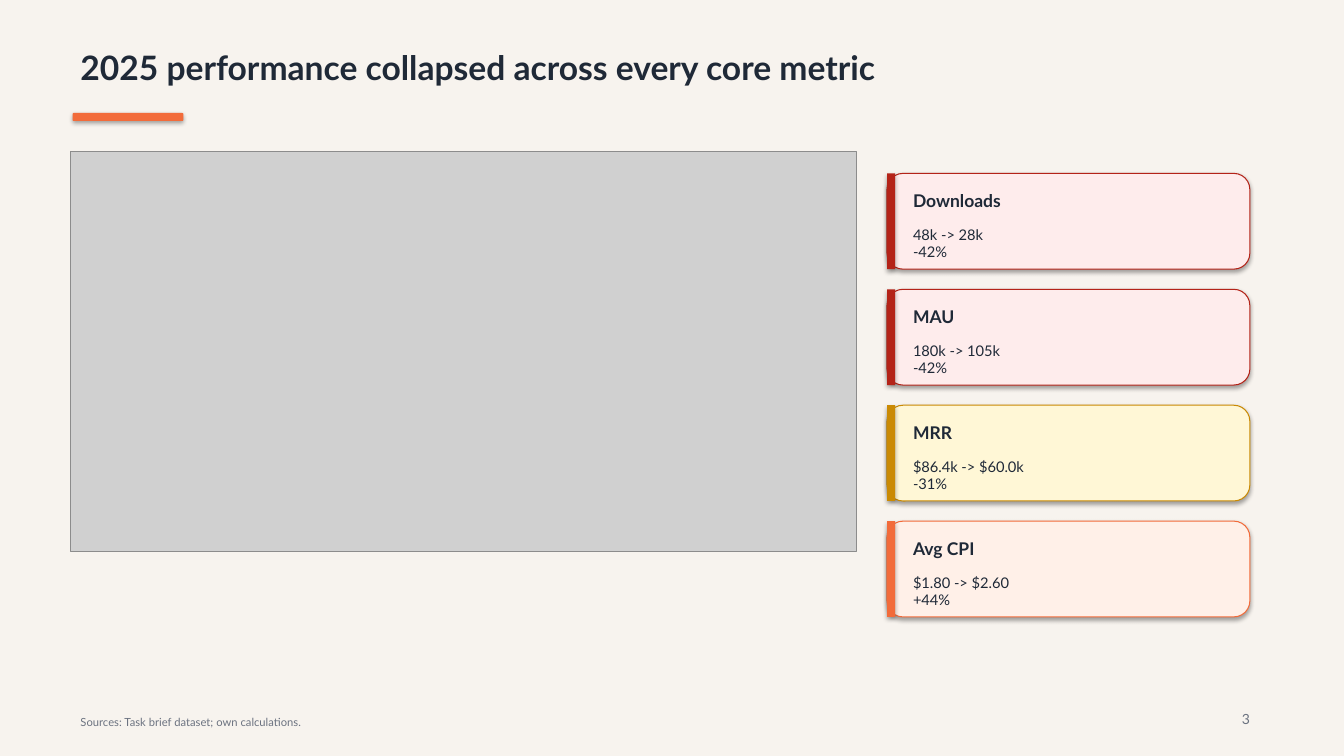
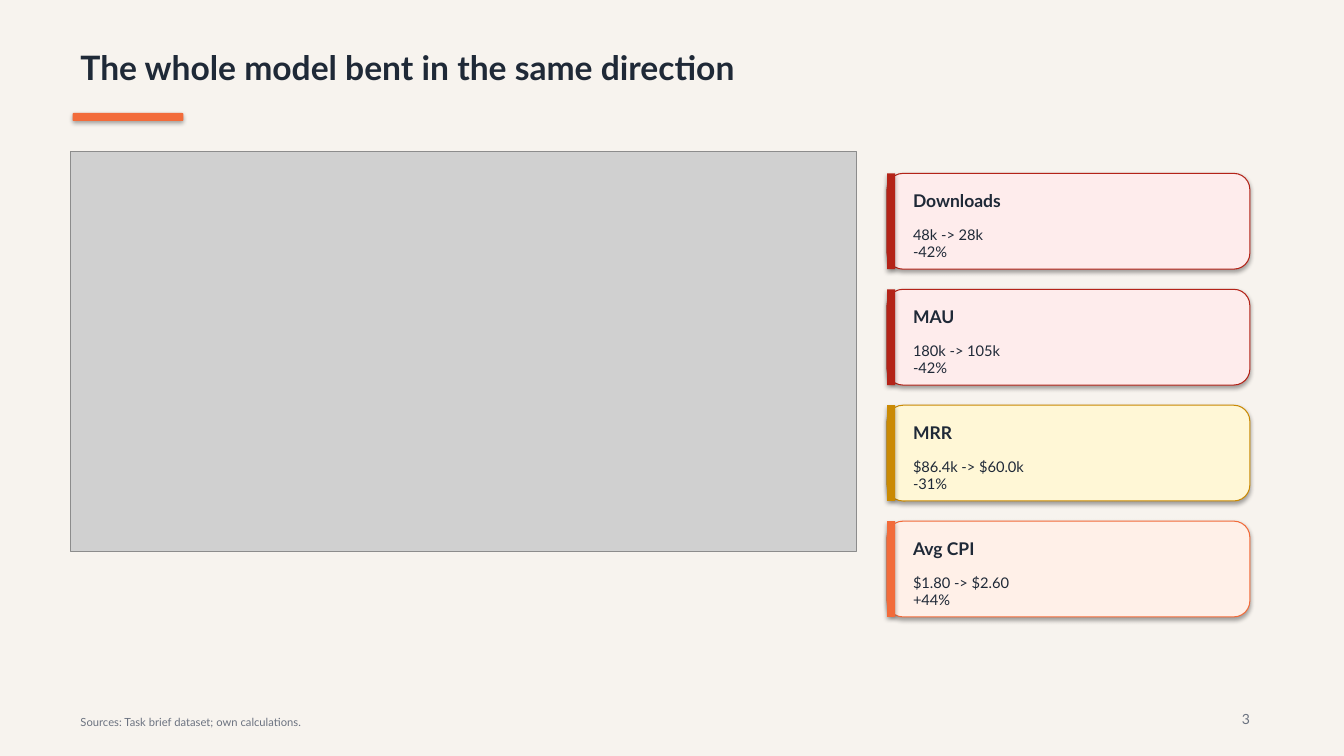
Before and after one commit to TEZv/Genesis-Academy_Strategy-Operations-School-2.0-Case-Task, a slide deck: slide 3 of deliverables/taskflow-case-presentation.pptx. Drawn at 1344x756 pixels with LibreOffice and Linux fonts; fonts in the diff are those of the drawing; grey boxes stand for pictures. Boxes give left, top, right and bottom in pixels: in the first picture for what was removed or moved away, otherwise in the second. Text is boxed around its words. In the diff, an @@ line names an element or a change of style, - is before the commit and + after.

```diff
--- a/deliverables/taskflow-case-presentation.pptx
+++ b/deliverables/taskflow-case-presentation.pptx
@@ text at <box>80,55,735,81</box>: text changed @@
-2025 performance collapsed across every core metric
+The whole model bent in the same direction
```
Also in this commit, not shown: 12 other slides changed, 1 slide added, 1 slide removed, 2 other files.
